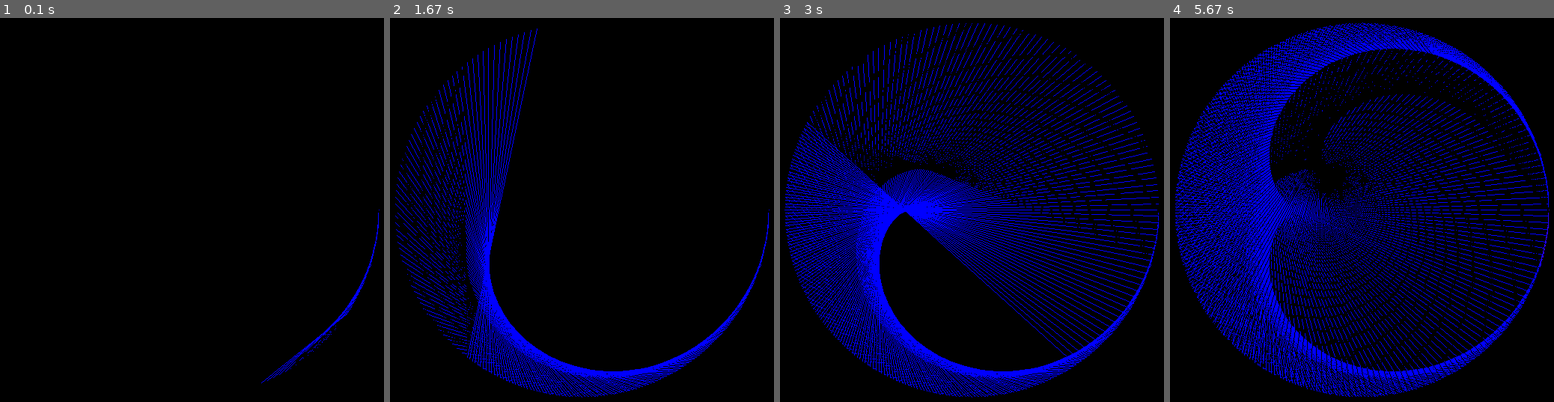
Above: before the commit, frames 1-4 (left to right).
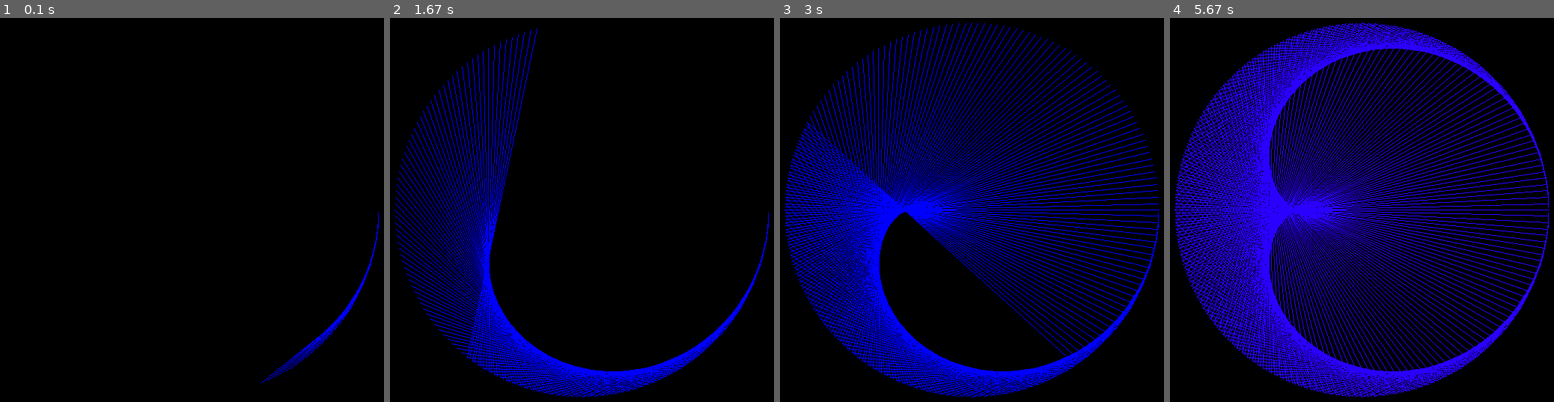
Above: after the commit, the same moments.

Repository: BornOfTheMoon/Summer_practise
Game: pygame game, started from 3 - E/main.py
The game is run twice, just before and just after one commit, with the same random seed, the same clock (stepped at 60 frames per second) and the same inputs.
Inputs:
- Up to frame 1 (0.1 s): no input
- Up to frame 2 (1.67 s): no input
- Up to frame 3 (3 s): no input
- Up to frame 4 (5.67 s): no input

The runs differ from the first frame. In frame 1, 0.1% of the frame differs, in the area x 75-99%, y 49-92%; in frame 2, 1.3%; in frame 3, 2.9%; in frame 4, 27%, in the area x 1-99%, y 1-99%.

Commit message:
update animation in 3-e

Diff:
--- a/3 - E/main.py
+++ b/3 - E/main.py
@@ -12,8 +12,10 @@
 clock = pg.time.Clock()
 color = pg.Color(0, 0, 255)
 k = 2
+dif_to_k = 0.2
 running = True
 drawing = True
+queue = []
 while running:
     while drawing and k <= 10:
         for event in pg.event.get():
@@ -22,46 +24,29 @@
                 drawing = False
             if event.type == pg.KEYDOWN and event.key == pg.K_SPACE:
                 drawing = False
-        # screen.fill((0, 0, 0))
-
+        screen.fill((0, 0, 0))
 
         for dot in range(360):
             x1 = int(cos(radians(dot)) * 250) + height // 2
             x2 = int(cos(radians(dot * k)) * 250) + height // 2
-            x3 = int(cos(radians(dot * (k - 0.2))) * 250) + height // 2
+            x3 = int(cos(radians(dot * (k - dif_to_k))) * 250) + height // 2
             y1 = int(sin(radians(dot)) * 250) + height // 2
             y2 = int(sin(radians(dot * k)) * 250) + height // 2
-            y3 = int(sin(radians(dot * (k - 0.2))) * 250) + height // 2
-            pg.draw.line(screen, (0, 0, 0), (x1, y1), (x3, y3), 1)
-            pg.draw.line(screen, color, (x1, y1), (x2, y2), 1)
+            y3 = int(sin(radians(dot * (k - dif_to_k))) * 250) + height // 2
+            queue.append(((x1, y1), (x2, y2)))
+            if ((x1, y1), (x3, y3)) in queue:
+                queue.remove(((x1, y1), (x3, y3)))
+            screen.fill((0, 0, 0))
+            for coord in queue:
+                pg.draw.line(screen, color, coord[0], coord[1], 1)
             pg.display.flip()
-        k += 0.2
+        k += dif_to_k
         hsv = color.hsva
         color.hsva = ((hsv[0] + 10) % 360, hsv[1], hsv[2], hsv[3])
 
-        # for dot in range(360):
-        #     screen.fill((0, 0, 0))
-        #     for point in range(dot + 1):
-        #         x1 = int(cos(radians(point)) * 250) + height // 2
-        #         x2 = int(cos(radians(point * k)) * 250) + height // 2
-        #         y1 = int(sin(radians(dot)) * 250) + height // 2
-        #         y2 = int(sin(radians(dot * k)) * 250) + height // 2
-        #         pg.draw.line(screen, color, (x1, y1), (x2, y2), 1)
-        #         pg.display.flip()
-        #     for point in range(dot + 1, 360):
-        #         x1 = int(cos(radians(point)) * 250) + height // 2
-        #         x2 = int(cos(radians(point * (k - 0.2))) * 250) + height // 2
-        #         y1 = int(sin(radians(dot)) * 250) + height // 2
-        #         y2 = int(sin(radians(dot * (k - 0.2))) * 250) + height // 2
-        #         hsv = color.hsva
-        #         pg.draw.line(screen, (hsv[0] - 20, hsv[1], hsv[2], hsv[3]), (x1, y1), (x2, y2), 1)
-        #         pg.display.flip()
-        # k += 0.2
-        # hsv = color.hsva
-        # color.hsva = ((hsv[0] + 10) % 360, hsv[1], hsv[2], hsv[3])
-
     if k > 10:
         k = 2
+        queue = []
     for event in pg.event.get():
         if event.type == pg.QUIT:
             running = False
